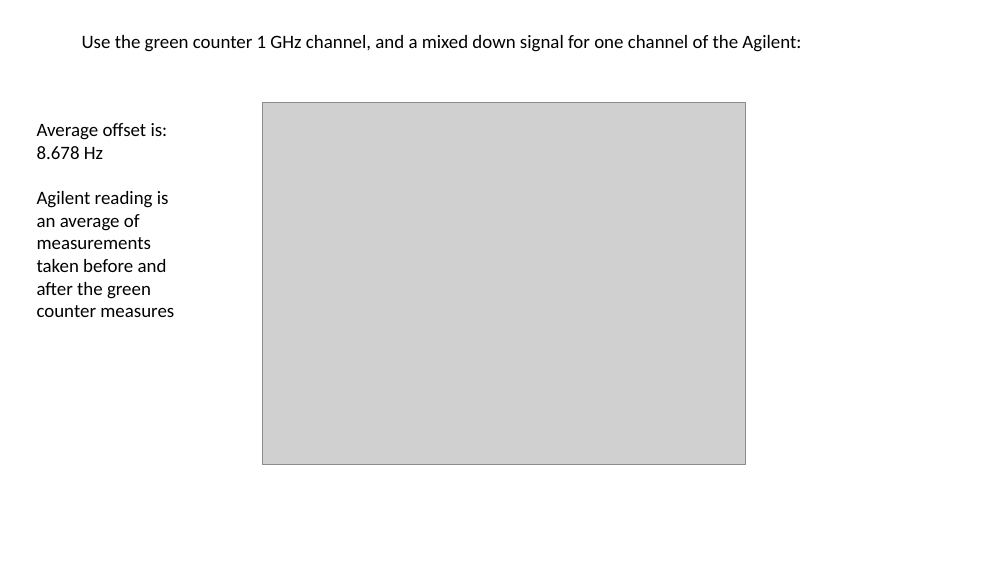
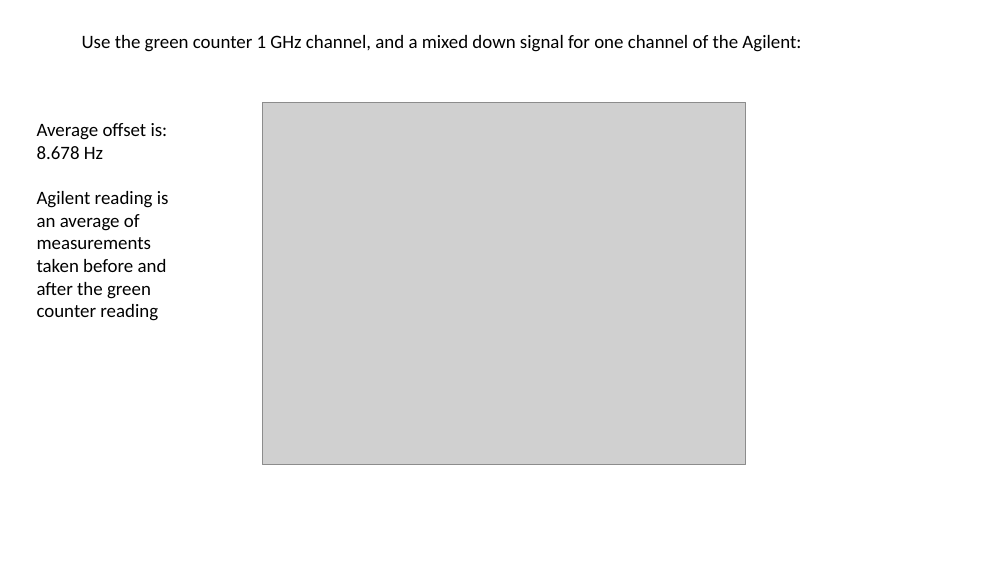
Before and after one commit to peter-chang62/counter_widget_Rieker, a slide deck: slide 7 of counter/fa-5 counter issue.pptx. Drawn at 1008x567 pixels with LibreOffice and Linux fonts; fonts in the diff are those of the drawing; grey boxes stand for pictures. Boxes give left, top, right and bottom in pixels: in the first picture for what was removed or moved away, otherwise in the second. Text is boxed around its words. In the diff, an @@ line names an element or a change of style, - is before the commit and + after.

Commit message:
formatting changes and some python compatibility, there is still an issue with not being to communicate with the Agilent counter after I got the computer back from NIST

```diff
--- a/counter/fa-5 counter issue.pptx
+++ b/counter/fa-5 counter issue.pptx
@@ text at (37, 191, 169, 321): text changed @@
-Agilent reading is an average of measurements taken before and after the green counter measures
+Agilent reading is an average of measurements taken before and after the green counter reading
```
Also in this commit, not shown: 7 other files.
